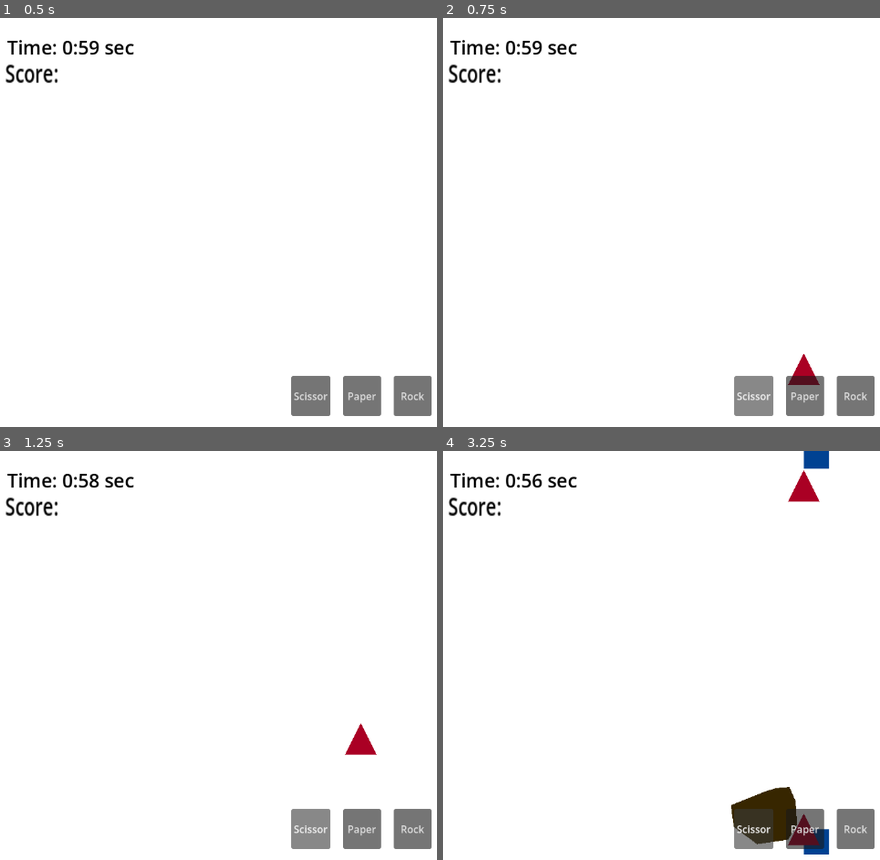
Above: before the commit, frames 1-4 (two rows, left to right).
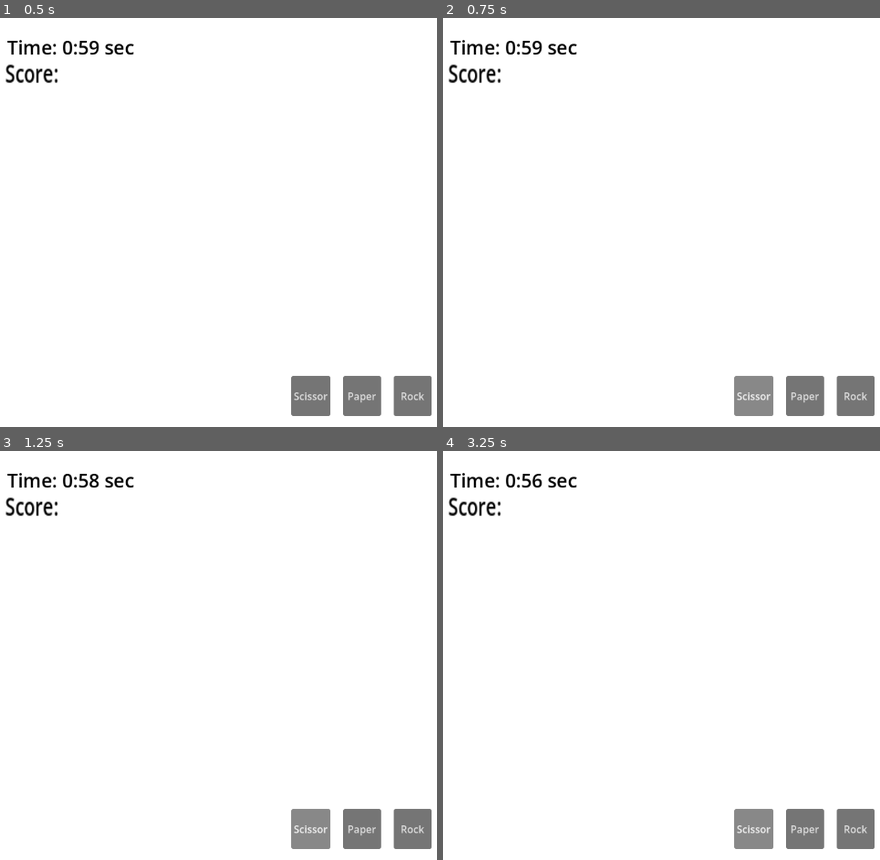
Above: after the commit, the same moments.

Repository: WebsterMiguelle/UnnamedRPS_MockProject
Game: Godot game, scene res://background.tscn
The game is run twice, just before and just after one commit, with the same random seed, the same clock (stepped at 60 frames per second) and the same inputs.
Inputs:
- Up to frame 1 (0.5 s): no input
- Up to frame 2 (0.75 s): click "Scissor" at 0.5 s
- Up to frame 3 (1.25 s): no input
- Up to frame 4 (3.25 s): click "Paper" at 1.25 s; click "Rock" at 2 s; click "Scissor" at 2.75 s

Frame 1 is identical in both runs. In frame 2, 0.3% of the frame differs, in the area x 78-87%, y 82-90%; in frame 3, 0.3%; in frame 4, 2.7%, in the area x 65-89%, y 0-99%.

Commit message:
something weird happened here

Diff:
--- a/circle.tscn
+++ b/circle.tscn
@@ -13,9 +13,3 @@
 [node name="CollisionShape2D" type="CollisionShape2D" parent="Area2D" unique_id=1194783480]
 shape = SubResource("CircleShape2D_ot13w")
 debug_color = Color(0.42318463, 9.0846794e-07, 3.128499e-07, 1)
-
-[node name="Polygon2D" type="Polygon2D" parent="." unique_id=545902657]
-position = Vector2(3, 0)
-color = Color(0.2157261, 0.1524669, 1.2032688e-08, 1)
-polygon = PackedVector2Array(-62.399994, -60.399994, -118.399994, -37.999996, -113.600006, -3.5999985, -76.79999, 23.599998, -28, 16.400002, -13.600006, -7.5999985, -16, -44.399994, -25.600006, -66.799995, -46.399994, -65.2)
-uv = PackedVector2Array(-62.399994, -60.399994, -118.399994, -37.999996, -113.600006, -3.5999985, -76.79999, 23.599998, -28, 16.400002, -13.600006, -7.5999985, -16, -44.399994, -25.600006, -66.799995, -46.399994, -65.2)
--- /dev/null
+++ b/main.tscn
@@ -0,0 +1,72 @@
+[gd_scene format=3 uid="uid://dh4d75d00eypi"]
+
+[ext_resource type="Script" uid="uid://dm4ama6yvehdp" path="res://background.gd" id="1_0xm2m"]
+[ext_resource type="Script" path="res://color_rect.gd" id="2_h2yge"]
+
+[node name="Main" type="Node2D" unique_id=76817665]
+script = ExtResource("1_0xm2m")
+
+[node name="ColorRect" type="ColorRect" parent="." unique_id=1359677457]
+offset_left = -6.0
+offset_top = 2.0
+offset_right = 1147.0
+offset_bottom = 656.0
+script = ExtResource("2_h2yge")
+
+[node name="CanvasLayer" type="CanvasLayer" parent="." unique_id=938028321]
+
+[node name="Time Freenzy" type="Label" parent="CanvasLayer" unique_id=74249725]
+self_modulate = Color(0, 0, 0, 1)
+light_mask = 7
+visibility_layer = 127
+offset_left = 947.0
+offset_top = 4.0
+offset_right = 1130.0
+offset_bottom = 46.0
+theme_override_colors/font_color = Color(1, 0, 0, 1)
+theme_override_font_sizes/font_size = 25
+text = "Time: 30:00 sec"
+horizontal_alignment = 1
+vertical_alignment = 1
+
+[node name="HBoxContainer" type="HBoxContainer" parent="CanvasLayer" unique_id=50806588]
+custom_minimum_size = Vector2(60, 60)
+anchors_preset = -1
+anchor_left = 0.5
+anchor_top = 0.95400006
+anchor_right = 0.5
+anchor_bottom = 1.0
+offset_left = -168.0
+offset_top = -52.192017
+offset_right = 171.0
+offset_bottom = -19.0
+grow_horizontal = 2
+grow_vertical = 0
+size_flags_horizontal = 3
+size_flags_stretch_ratio = 8.98
+theme_override_constants/separation = 20
+alignment = 1
+
+[node name="Scissors" type="Button" parent="CanvasLayer/HBoxContainer" unique_id=1128328781]
+custom_minimum_size = Vector2(60, 60)
+layout_mode = 2
+size_flags_stretch_ratio = 3.0
+action_mode = 0
+text = "Scissor"
+icon_alignment = 1
+expand_icon = true
+
+[node name="Paper" type="Button" parent="CanvasLayer/HBoxContainer" unique_id=1618276868]
+custom_minimum_size = Vector2(60, 60)
+layout_mode = 2
+text = "Paper"
+
+[node name="Rock" type="Button" parent="CanvasLayer/HBoxContainer" unique_id=1378380604]
+custom_minimum_size = Vector2(60, 60)
+layout_mode = 2
+text = "Rock"
+
+[connection signal="mouse_entered" from="CanvasLayer/HBoxContainer/Scissors" to="." method="_on_scissors_mouse_entered"]
+[connection signal="pressed" from="CanvasLayer/HBoxContainer/Scissors" to="." method="_on_scissors_pressed"]
+[connection signal="pressed" from="CanvasLayer/HBoxContainer/Paper" to="." method="_on_paper_pressed"]
+[connection signal="pressed" from="CanvasLayer/HBoxContainer/Rock" to="." method="_on_rock_pressed"]
--- a/project.godot
+++ b/project.godot
@@ -22,5 +22,3 @@
 [rendering]
 
 rendering_device/driver.windows="d3d12"
-renderer/rendering_method="gl_compatibility"
-renderer/rendering_method.mobile="gl_compatibility"
--- a/square.tscn
+++ b/square.tscn
@@ -14,8 +14,3 @@
 scale = Vector2(2.5, 2.5)
 shape = SubResource("RectangleShape2D_2eeqm")
 debug_color = Color(0, 0.25882354, 0.57254905, 1)
-
-[node name="ColorRect" type="ColorRect" parent="." unique_id=633563964]
-offset_right = 40.0
-offset_bottom = 40.0
-color = Color(0, 0.25882354, 0.57254905, 1)
--- a/triangle.tscn
+++ b/triangle.tscn
@@ -9,7 +9,3 @@
 
 [node name="CollisionPolygon2D" type="CollisionPolygon2D" parent="Area2D" unique_id=1598284212]
 polygon = PackedVector2Array(0, -25, 25, 25, -25, 25)
-
-[node name="Polygon2D" type="Polygon2D" parent="." unique_id=763427443]
-color = Color(0.66847867, 0, 0.14339334, 1)
-polygon = PackedVector2Array(0, -25, 25, 25, -25, 25)
Not shown: 1 places in circle.tscn that only renumber resources
Not shown: 1 places in square.tscn that only renumber resources
Not shown: 1 places in triangle.tscn that only renumber resources
